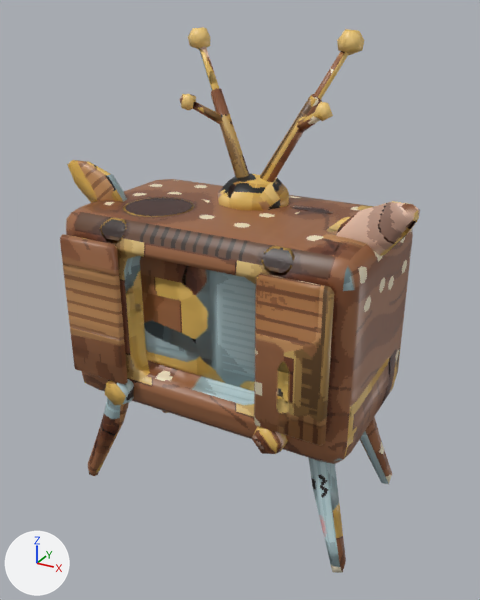
The glTF model public/models/lowpix/figures/kaden/shika.glb: old version first, new version second.
Rendered twice from a 50 mm lens placed at (37.5, -67.7, 61.9), pointed at (0.8, -1.0, 28.6). Every picture has the same lights, and +X, +Y and +Z are marked at lower left. The picture after the commit comes second. Where no turn or scale is listed for an object, it has been applied to the vertices. Vertices at exactly the same position are counted once.

In view in the first picture: 'ant_l.001', 'ant_l_tip.001', 'ant_r.001', 'ant_r_tip.001', 'cab', 'door_l.001', 'door_r.001', 'screen'.
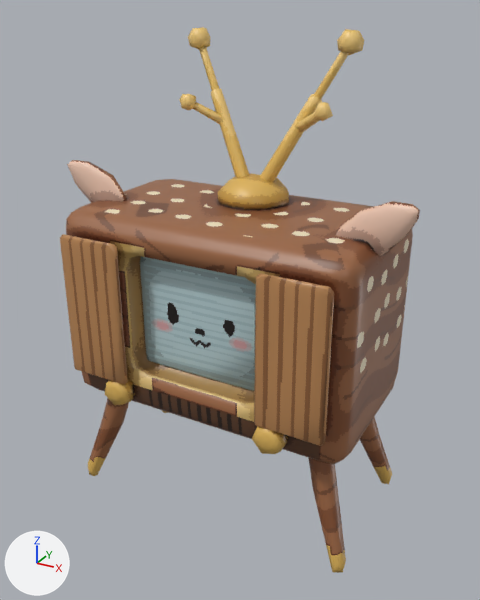
Pixel boxes [x1, y1, x2, y2] of what changed, in the pictures (480 x 600 px; the box of a moved part takes in the faces that stretch with it):
part 1 of me_ant_l_001, surface changed (brown to orange)
    both: [260, 94, 326, 182]
part 2 of me_ant_r_001, surface changed (brown to orange)
    both: [179, 88, 249, 178]
part 3 of me_door_l_001, surface changed
    both: [254, 273, 334, 446]
part 4 of me_door_r_001, surface changed
    both: [60, 234, 128, 385]
part 5 of me_cab_001, moved or reshaped
    both: [336, 201, 420, 256]
part 6 of me_cab_001, moved or reshaped
    both: [67, 160, 127, 201]
part 7 of me_cab_001, surface changed
    both: [66, 165, 413, 573]
part 8 of me_screen_001, surface changed (lighter)
    both: [140, 256, 256, 391]

Edits to the bpy script that builds the scene:
```text
Change me_ant_l_001:
    where me_ant_l_001.from_pydata(...)  # 43 vertices, 74 faces; spans x -5.09..5.09, y -2.45..2.45, z -6.13..6.13
    used by ob_ant_l_001; location = (4.9, 4.8, 46.7)
    me_ant_l_001 part 1: texture (UV) coordinates of 60 of 74 faces, centred in x -4.89..4.79, y -2.29..2.05, z -6.06..6.04, changed; they spanned u 0.0..0.98, v 0.22..0.98 and now span u 0.13..1.0, v 0.33..0.97
Change me_ant_r_001:
    where me_ant_r_001.from_pydata(...)  # 43 vertices, 74 faces; spans x -5.04..5.04, y -2.45..2.45, z -6.1..6.1
    used by ob_ant_r_001; location = (-4.9, 4.8, 46.7)
    me_ant_r_001 part 2: texture (UV) coordinates of 63 of 74 faces, centred in x -4.81..4.74, y -2.15..2.28, z -6.05..6.06, changed; they spanned u 0.03..0.97, v 0.25..0.98 and now span u 0.0..0.97, v 0.18..0.98
Change me_door_l_001:
    where me_door_l_001.from_pydata(...)  # 17 vertices, 30 faces; spans x -4.2..4.2, y -0.5..0.5, z -9.1..9.1
    used by ob_door_l_001; location = (13.0, -12.2, 28.5)
    me_door_l_001 part 3: texture (UV) coordinates of 30 of 30 faces, centred in x -4.1..4.1, y -0.5..0.5, z -9.0..9.1, changed; they spanned u 0.38..0.82, v 0.49..0.72 and now span u 0.0..0.9, v 0.33..0.72
Change me_door_r_001:
    where me_door_r_001.from_pydata(...)  # 17 vertices, 30 faces; spans x -4.2..4.2, y -0.5..0.5, z -9.1..9.1
    used by ob_door_r_001; location = (-13.0, -12.2, 28.5)
    me_door_r_001 part 4: texture (UV) coordinates of 30 of 30 faces, centred in x -4.1..4.1, y -0.5..0.5, z -9.0..9.1, changed; they spanned u 0.06..0.72, v 0.41..0.71 and now span u 0.27..0.66, v 0.33..0.71
Change me_cab_001:
    where me_cab_001.from_pydata(...)  # 363 vertices, 682 faces; spans x -1.0..1.0, y -0.55..0.55, z -0.98..0.98
    used by ob_cab; parent = ob_root; location = (-0.00592, -0.705, 21.82); scale = (22.5, 22.5, 22.5)
    me_cab_001 part 5: 23 of 363 vertices moved; they spanned x 0.62..1.0, y -0.18..-0.1, z 0.67..0.98 and now span x 0.62..1.0, y -0.18..-0.1, z 0.67..0.98; mean shift (0.01, 0.0, 0.0); largest move (1.0, -0.16, 0.96) -> (0.64, -0.16, 0.74)
    me_cab_001 part 6: 15 of 363 vertices moved; they spanned x -1.0..-0.62, y -0.14..-0.1, z 0.67..0.98 and now span x -1.0..-0.62, y -0.14..-0.1, z 0.67..0.98; mean shift (0.0, 0.0, 0.0); largest move (-0.97, -0.14, 0.98) -> (-0.72, -0.13, 0.91)
    me_cab_001 part 7: 463 kept faces spanning x -1.0..1.0, y -0.55..0.55, z -0.98..0.98 get new texture (UV) coordinates
Change me_screen_001:
    where me_screen_001.from_pydata(...)  # 25 vertices, 46 faces; spans x -8.8..8.8, y -1.2..1.2, z -7.6..7.6
    used by ob_screen; location = (0.0, -8.0, 28.5)
    me_screen_001 part 8: texture (UV) coordinates of 42 of 46 faces, centred in x -8.6..8.6, y -1.0..1.1, z -7.4..7.5, changed; they spanned u 0.34..0.9, v 0.03..0.97 and now span u 0.28..0.85, v 0.07..0.97
```
